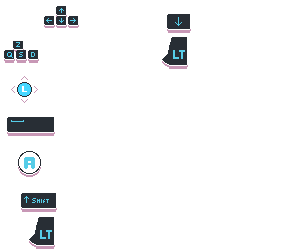
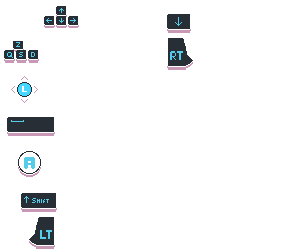
Layers edited between the first and the second (304, 252) image:
added layer "Calque 20" above "Calque 19" over [167, 38, 193, 70]
painted on "Calque 19" over [162, 37, 188, 69]
